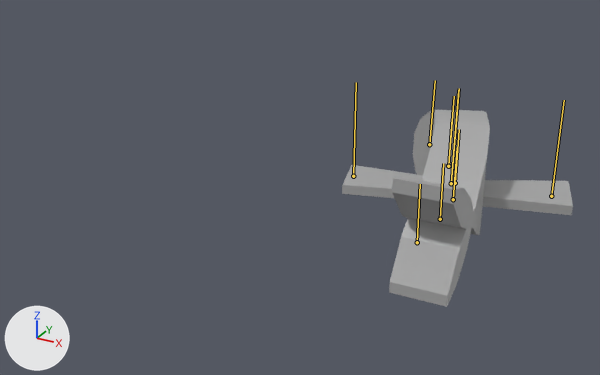
The FBX model Big Wave prototype/Assets/Animation/Kuromakuro/Slash.fbx as it was, and as the next commit left it.
Camera for both pictures: a 50 mm lens placed at (15.01, -18.28, 8.32), pointed at (4.24, 1.29, -1.47). The axes (+X, +Y, +Z) are drawn at lower left. The lights are the same throughout. Both versions are drawn at frame 17 of the action 'Take 001'; the numbers are the values there. The bones that bend it are drawn over the model as lines.

Objects in the first picture: 'sakana'.
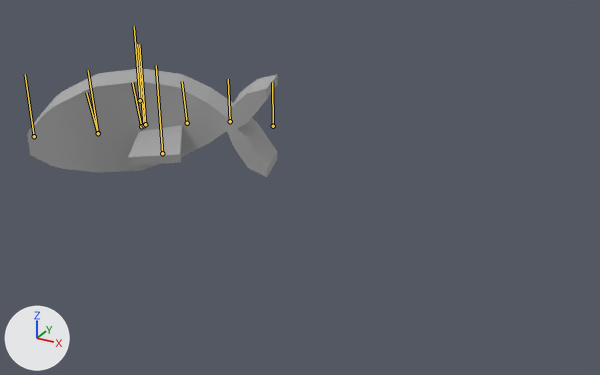
What the commit changed:
Object 'Root' (bone_rig_object) moves from (8.7, 1.49, -0.05) to (-1.41, 1.72, -0.06).
Object 'Root' (bone_rig_object) turns from (90, 0, -70) to (90, 0, 48) degrees about its own x, y and z.
Bone 'Head' (bone_head) turns from (0, 15, 0) to (0, -18, 0) degrees about its own x, y and z.
Bone 'Body1' (bone_body1) turns from (0, 6, 0) to (0, 0, 0) degrees about its own x, y and z.
Bone 'Body02' (bone_body02) turns from (0, -10, 0) to (0, -22, 0) degrees about its own x, y and z.
Bone 'Body03' (bone_body03) turns from (0, -10, 0) to (0, 0, 0) degrees about its own x, y and z.
Bone 'Body04' (bone_body04) turns from (0, -8, 0) to (0, -12, 0) degrees about its own x, y and z.
Bone 'Hire_left' (bone_hire_left) turns from (0, -5, 0) to (0, 0, 0) degrees about its own x, y and z.
Bone 'Hire_right1' (bone_hire_right1) turns from (0, -5, 0) to (0, 0, 0) degrees about its own x, y and z.

Pixel boxes [x1, y1, x2, y2] of what changed, in the pictures (600 x 375 px):
'sakana', posed (9% wider, 45% shorter)
    before: [342, 110, 573, 307]
    after: [27, 69, 278, 177]
bone 'Head', root to tip
    before: (448, 165) to (454, 96)
    after: (98, 133) to (88, 70)
bone 'Body1', root to tip
    before: (448, 166) to (452, 118)
    after: (98, 133) to (86, 92)
bone 'Body02', root to tip
    before: (455, 183) to (459, 129)
    after: (141, 126) to (132, 82)
bone 'Body03', root to tip
    before: (453, 199) to (457, 147)
    after: (187, 123) to (182, 81)
bone 'Body04', root to tip
    before: (440, 219) to (443, 163)
    after: (230, 121) to (228, 79)
bone 'Hire_left', root to tip
    before: (451, 183) to (459, 88)
    after: (144, 125) to (137, 44)
bone 'Hire_right1', root to tip
    before: (451, 183) to (458, 90)
    after: (145, 124) to (139, 44)
